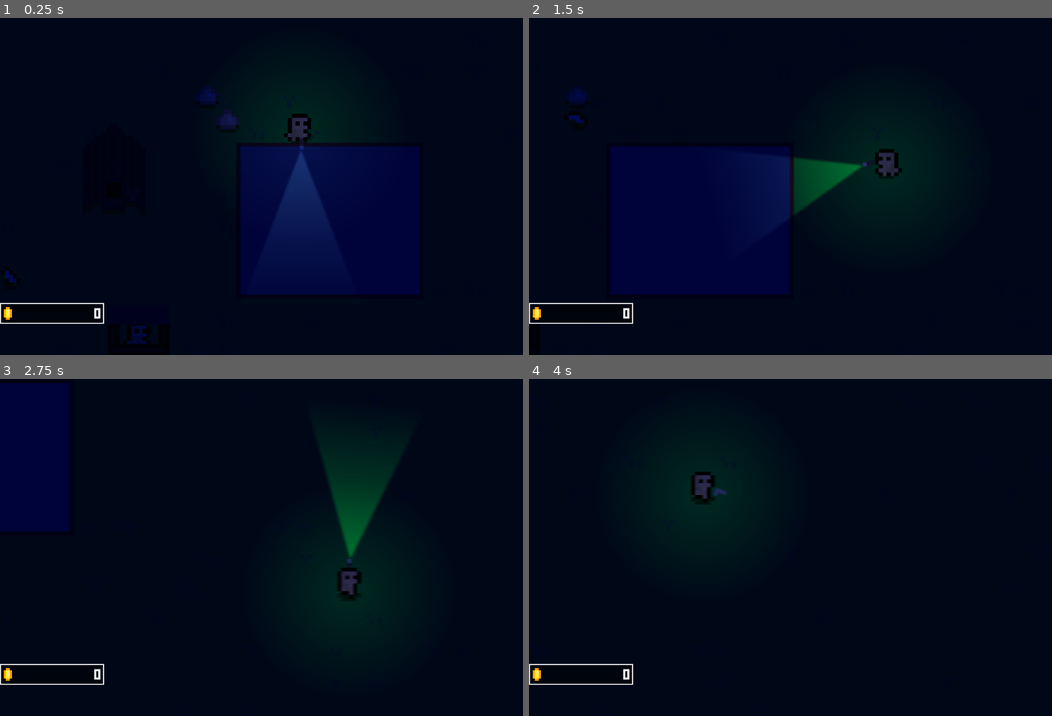
Above: before the commit, frames 1-4 (two rows, left to right).
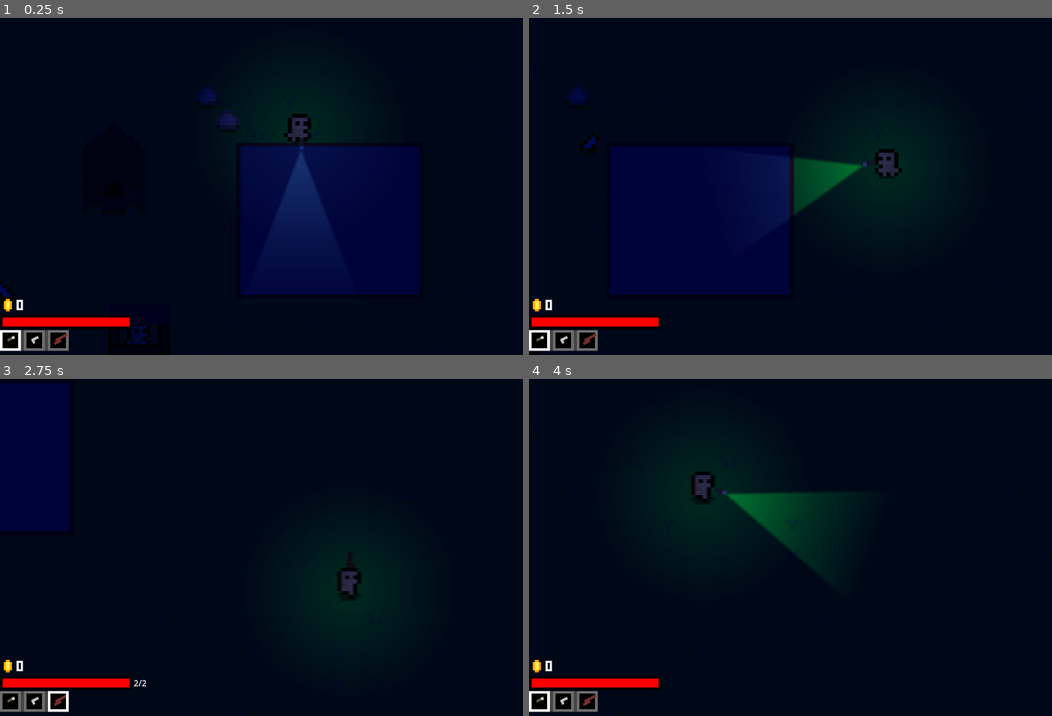
Above: after the commit, the same moments.

Repository: ArandomPsi/farmingsim
Game: Godot game, scene res://scenes/testmap.tscn
Same seed, same stepped clock (60 frames per second), same inputs: the game is played once before the commit and once after it. The project has no main scene, so this scene is started directly.
Inputs (mouse positions are in pixels of both pictures, inside the frame that each line leads up to):
- Up to frame 1 (0.25 s): no input
- Up to frame 2 (1.5 s): tap Enter at 0.5 s; move the mouse to (963, 169) at 0.52 s; hold D (right) 0.53-1.28 s; tap E (interact) at 0.6 s; click (963, 169) at 0.8 s; move the mouse to (706, 203) at 1.27 s; hold S (down) from 1.28 s (still down); click (706, 203) at 1.35 s
- Up to frame 3 (2.75 s): tap Z (swapweapon) at 1.55, 2.1 s; move the mouse to (360, 473) at 2.02 s; release S (down) at 2.03 s; hold D (right) from 2.03 s (still down); tap E (interact) at 2.3 s
- Up to frame 4 (4 s): move the mouse to (800, 614) at 2.77 s; release D (right) at 2.78 s; hold W (up) 2.78-3.53 s; right-click (800, 614) at 2.85 s; click (800, 614) at 3.05 s; move the mouse to (1010, 598) at 3.52 s; hold A (left) from 3.53 s (still down); hold Q (edit) from 3.53 s (still down); tap Z (swapweapon) at 3.8 s

The runs differ from the first frame. In frame 1, 1.5% of the frame differs, in the area x 0-26%, y 75-99%; in frame 2, 1.5%; in frame 3, 4.1%, in the area x 0-77%, y 20-99%; in frame 4, 4.1%.

Commit message:
a lot of stuff
Changelog:
-Gun Inventory
-Chickens sleep at night
-Shotgun
-reloading

Diff:
--- a/project.godot
+++ b/project.godot
@@ -74,6 +74,11 @@
 "events": [Object(InputEventKey,"resource_local_to_scene":false,"resource_name":"","device":-1,"window_id":0,"alt_press …(195 unchanged characters)…
 ]
 }
+reload={
+"deadzone": 0.2,
+"events": [Object(InputEventKey,"resource_local_to_scene":false,"resource_name":"","device":-1,"window_id":0,"alt_pressed":false,"shift_pressed":false,"ctrl_pressed":false,"meta_pressed":false,"pressed":false,"keycode":0,"physical_keycode":82,"key_label":0,"unicode":114,"location":0,"echo":false,"script":null)
+]
+}
 
 [layer_names]
 
--- a/scenes/chicken.tscn
+++ b/scenes/chicken.tscn
@@ -6,7 +6,7 @@
 [ext_resource type="Texture2D" uid="uid://bgyil6c51oxl6" path="res://assets/chickens/bo.png" id="3_nutj5"]
 [ext_resource type="Texture2D" uid="uid://cjndiqs8o3c0w" path="res://assets/chickens/hearthingy.png" id="4_pep2a"]
 [ext_resource type="FontFile" uid="uid://gb42dov6aoa5" path="res://assets/pico-8.ttf" id="4_rc7ma"]
-[ext_resource type="Texture2D" uid="uid://bhdmgbli1pm5b" path="res://assets/heart.png" id="6_bti8l"]
+[ext_resource type="Texture2D" uid="uid://bhdmgbli1pm5b" path="res://assets/playerstuff/heart.png" id="6_bti8l"]
 
 [sub_resource type="AtlasTexture" id="AtlasTexture_rc7ma"]
 atlas = ExtResource("3_0du8g")
@@ -101,6 +101,8 @@
 
 [sub_resource type="CircleShape2D" id="CircleShape2D_0du8g"]
 radius = 15.0
+
+[sub_resource type="CircleShape2D" id="CircleShape2D_pep2a"]
 
 [sub_resource type="Animation" id="Animation_5sgx4"]
 length = 0.001
@@ -376,6 +378,13 @@
 [node name="CollisionShape2D" type="CollisionShape2D" parent="hider"]
 shape = SubResource("CircleShape2D_0du8g")
 
+[node name="coopchecker" type="Area2D" parent="."]
+collision_layer = 0
+collision_mask = 128
+
+[node name="CollisionShape2D" type="CollisionShape2D" parent="coopchecker"]
+shape = SubResource("CircleShape2D_pep2a")
+
 [node name="Heart" type="Sprite2D" parent="."]
 visible = false
 position = Vector2(15, -19)
--- a/scenes/player/bullet.tscn
+++ b/scenes/player/bullet.tscn
@@ -1,6 +1,9 @@
-[gd_scene load_steps=5 format=3 uid="uid://57j3fqff8x6g"]
+[gd_scene load_steps=6 format=3 uid="uid://57j3fqff8x6g"]
 
 [ext_resource type="Script" uid="uid://cq2eqp7y2rkkr" path="res://script/bullet.gd" id="1_2as5g"]
+
+[sub_resource type="CanvasItemMaterial" id="CanvasItemMaterial_2as5g"]
+blend_mode = 1
 
 [sub_resource type="Gradient" id="Gradient_kel6l"]
 colors = PackedColorArray(1, 1, 1, 1, 1, 1, 1, 0)
@@ -16,6 +19,7 @@
 
 [node name="bullet" type="Sprite2D"]
 modulate = Color(1, 0.85, 0, 1)
+material = SubResource("CanvasItemMaterial_2as5g")
 scale = Vector2(0.5625, 0.09375)
 texture = SubResource("GradientTexture2D_2as5g")
 script = ExtResource("1_2as5g")
@@ -27,4 +31,11 @@
 [node name="CollisionShape2D" type="CollisionShape2D" parent="Area2D"]
 shape = SubResource("CircleShape2D_2as5g")
 
+[node name="PointLight2D" type="PointLight2D" parent="."]
+position = Vector2(-9.77778, 0)
+scale = Vector2(1.30556, 1)
+color = Color(1, 0.833333, 0, 1)
+energy = 0.2
+texture = SubResource("GradientTexture2D_2as5g")
+
 [connection signal="body_entered" from="Area2D" to="." method="_on_area_2d_body_entered"]
--- a/scenes/player/player.tscn
+++ b/scenes/player/player.tscn
@@ -1,16 +1,18 @@
-[gd_scene load_steps=31 format=3 uid="uid://belfiknsknubu"]
+[gd_scene load_steps=38 format=3 uid="uid://belfiknsknubu"]
 
 [ext_resource type="Texture2D" uid="uid://bmp8hkg6g3e1e" path="res://assets/creatures/Minifantasy_Creatures_v3.3_Free_Version/Minifantasy_Creatures_Assets/Base_Humanoids/Human/Base_Human/HumanIdle.png" id="1_8afob"]
 [ext_resource type="Script" uid="uid://c13vftpyqjbbo" path="res://script/player.gd" id="1_lvxji"]
 [ext_resource type="Texture2D" uid="uid://bqk4dmdg35hpp" path="res://assets/creatures/Minifantasy_Creatures_v3.3_Free_Version/Minifantasy_Creatures_Assets/Base_Humanoids/Human/Base_Human/HumanWalk.png" id="2_dovo2"]
 [ext_resource type="Shader" uid="uid://cqmcc8rco6og7" path="res://shaders/motionblur.gdshader" id="3_gmlin"]
 [ext_resource type="PackedScene" uid="uid://dgyn5vkoxjq6c" path="res://scenes/vfx/shadow.tscn" id="4_0owmy"]
-[ext_resource type="Texture2D" uid="uid://bo2kvhw2quao3" path="res://assets/glock.png" id="4_75vfm"]
+[ext_resource type="Texture2D" uid="uid://bo2kvhw2quao3" path="res://assets/playerstuff/glock.png" id="4_75vfm"]
 [ext_resource type="Script" uid="uid://cm6rei6au5vmn" path="res://script/shaders.gd" id="4_p47bc"]
-[ext_resource type="Texture2D" uid="uid://t0hu3uk6w85h" path="res://assets/flashlight.png" id="5_5gtgg"]
-[ext_resource type="Texture2D" uid="uid://1kdj10dofrhj" path="res://assets/flashlighthing.svg" id="7_5gtgg"]
-[ext_resource type="Texture2D" uid="uid://cisrtwb7d3fwm" path="res://assets/coin.png" id="10_h17s1"]
+[ext_resource type="Texture2D" uid="uid://t0hu3uk6w85h" path="res://assets/playerstuff/flashlight.png" id="5_5gtgg"]
+[ext_resource type="Texture2D" uid="uid://1kdj10dofrhj" path="res://assets/playerstuff/flashlighthing.svg" id="7_5gtgg"]
+[ext_resource type="Texture2D" uid="uid://bvg3lpw471q5t" path="res://assets/playerstuff/shotgun.png" id="7_fm80t"]
+[ext_resource type="Texture2D" uid="uid://cisrtwb7d3fwm" path="res://assets/playerstuff/coin.png" id="10_h17s1"]
 [ext_resource type="FontFile" uid="uid://gb42dov6aoa5" path="res://assets/pico-8.ttf" id="11_je7p5"]
+[ext_resource type="Script" uid="uid://bk51ksnned7wa" path="res://script/ui/slots.gd" id="13_gx1jg"]
 
 [sub_resource type="AtlasTexture" id="AtlasTexture_dovo2"]
 atlas = ExtResource("1_8afob")
@@ -111,6 +113,14 @@
 }],
 "loop": false,
 "name": &"glock",
+"speed": 5.0
+}, {
+"frames": [{
+"duration": 1.0,
+"texture": ExtResource("7_fm80t")
+}],
+"loop": true,
+"name": &"shotgun",
 "speed": 5.0
 }]
 
@@ -139,12 +149,36 @@
 [sub_resource type="CircleShape2D" id="CircleShape2D_je7p5"]
 radius = 15.0333
 
-[sub_resource type="StyleBoxFlat" id="StyleBoxFlat_h17s1"]
-bg_color = Color(0, 0, 0, 0.435294)
-border_width_left = 2
-border_width_top = 2
-border_width_right = 2
-border_width_bottom = 2
+[sub_resource type="StyleBoxEmpty" id="StyleBoxEmpty_je7p5"]
+
+[sub_resource type="StyleBoxFlat" id="StyleBoxFlat_je7p5"]
+bg_color = Color(0, 0, 0, 1)
+
+[sub_resource type="StyleBoxFlat" id="StyleBoxFlat_fm80t"]
+bg_color = Color(1, 0, 0, 1)
+border_width_left = 5
+border_width_top = 5
+border_width_right = 5
+border_width_bottom = 5
+border_color = Color(0, 0, 0, 1)
+
+[sub_resource type="StyleBoxFlat" id="StyleBoxFlat_ugbui"]
+bg_color = Color(0.27, 0.27, 0.27, 1)
+
+[sub_resource type="StyleBoxFlat" id="StyleBoxFlat_gx1jg"]
+bg_color = Color(0, 0, 0, 1)
+border_width_left = 5
+border_width_top = 5
+border_width_right = 5
+border_width_bottom = 5
+border_color = Color(0.43, 0.43, 0.43, 1)
+
+[sub_resource type="StyleBoxFlat" id="StyleBoxFlat_fcs02"]
+bg_color = Color(0.6, 0.6, 0.6, 0)
+border_width_left = 5
+border_width_top = 5
+border_width_right = 5
+border_width_bottom = 5
 border_color = Color(1, 1, 1, 1)
 
 [node name="player" type="CharacterBody2D"]
@@ -175,7 +209,7 @@
 position = Vector2(21, 0)
 scale = Vector2(5, 5)
 sprite_frames = SubResource("SpriteFrames_p47bc")
-animation = &"flashlight"
+animation = &"shotgun"
 
 [node name="light" type="PointLight2D" parent="pivot/guns"]
 position = Vector2(-22.3588, -0.4)
@@ -234,10 +268,10 @@
 [node name="hud" type="CanvasLayer" parent="."]
 
 [node name="Panel" type="Panel" parent="hud"]
-offset_top = 548.0
+offset_top = 532.0
 offset_right = 200.0
-offset_bottom = 588.0
-theme_override_styles/panel = SubResource("StyleBoxFlat_h17s1")
+offset_bottom = 571.0
+theme_override_styles/panel = SubResource("StyleBoxEmpty_je7p5")
 
 [node name="coin" type="Sprite2D" parent="hud/Panel"]
 texture_filter = 1
@@ -248,13 +282,21 @@
 
 [node name="coinlabel" type="Label" parent="hud/Panel"]
 layout_mode = 0
-offset_left = 27.0
-offset_right = 197.0
+offset_left = 32.0
+offset_right = 202.0
 offset_bottom = 40.0
 theme_override_fonts/font = ExtResource("11_je7p5")
 text = " 67"
-horizontal_alignment = 2
 vertical_alignment = 1
+
+[node name="hpbar" type="ProgressBar" parent="hud"]
+offset_top = 571.0
+offset_right = 254.0
+offset_bottom = 598.0
+theme_override_styles/background = SubResource("StyleBoxFlat_je7p5")
+theme_override_styles/fill = SubResource("StyleBoxFlat_fm80t")
+value = 100.0
+show_percentage = false
 
 [node name="text" type="Panel" parent="hud"]
 visible = false
@@ -382,3 +424,71 @@
 focus_mode = 0
 text = "cfdgzsaf"
 alignment = 0
+
+[node name="inventory" type="Panel" parent="hud"]
+offset_top = 600.0
+offset_right = 132.0
+offset_bottom = 640.0
+theme_override_styles/panel = SubResource("StyleBoxFlat_ugbui")
+
+[node name="slot1" type="Panel" parent="hud/inventory"]
+layout_mode = 0
+offset_right = 40.0
+offset_bottom = 40.0
+theme_override_styles/panel = SubResource("StyleBoxFlat_gx1jg")
+script = ExtResource("13_gx1jg")
+
+[node name="sprite" type="AnimatedSprite2D" parent="hud/inventory/slot1"]
+texture_filter = 1
+position = Vector2(20, 20)
+rotation = -0.447966
+scale = Vector2(5, 5)
+sprite_frames = SubResource("SpriteFrames_p47bc")
+animation = &"flashlight"
+
+[node name="slot2" type="Panel" parent="hud/inventory"]
+layout_mode = 0
+offset_left = 46.0
+offset_right = 86.0
+offset_bottom = 40.0
+theme_override_styles/panel = SubResource("StyleBoxFlat_gx1jg")
+script = ExtResource("13_gx1jg")
+slot = 1
+
+[node name="sprite" type="AnimatedSprite2D" parent="hud/inventory/slot2"]
+texture_filter = 1
+position = Vector2(20, 20)
+rotation = -0.447966
+scale = Vector2(5, 5)
+sprite_frames = SubResource("SpriteFrames_p47bc")
+animation = &"flashlight"
+
+[node name="slot3" type="Panel" parent="hud/inventory"]
+layout_mode = 0
+offset_left = 92.0
+offset_right = 132.0
+offset_bottom = 40.0
+theme_override_styles/panel = SubResource("StyleBoxFlat_gx1jg")
+script = ExtResource("13_gx1jg")
+slot = 2
+
+[node name="sprite" type="AnimatedSprite2D" parent="hud/inventory/slot3"]
+texture_filter = 1
+position = Vector2(20, 20)
+rotation = -0.447966
+scale = Vector2(5, 5)
+sprite_frames = SubResource("SpriteFrames_p47bc")
+animation = &"flashlight"
+
+[node name="currentslotthing" type="Panel" parent="hud/inventory"]
+layout_mode = 0
+offset_right = 40.0
+offset_bottom = 40.0
+theme_override_styles/panel = SubResource("StyleBoxFlat_fcs02")
+
+[node name="bulletamount" type="Label" parent="hud"]
+offset_left = 257.0
+offset_top = 573.0
+offset_right = 297.0
+offset_bottom = 596.0
+text = "5/5"
--- a/scenes/player/rope.tscn
+++ b/scenes/player/rope.tscn
@@ -1,6 +1,6 @@
 [gd_scene load_steps=3 format=3 uid="uid://dwn77kdclw084"]
 
-[ext_resource type="Texture2D" uid="uid://mwc7wg2ykqfq" path="res://assets/rope1.png" id="1_c61eq"]
+[ext_resource type="Texture2D" uid="uid://mwc7wg2ykqfq" path="res://assets/playerstuff/rope1.png" id="1_c61eq"]
 [ext_resource type="Script" uid="uid://j7qyx6f4q5xu" path="res://script/rope.gd" id="2_axupt"]
 
 [node name="rope" type="Line2D"]
--- a/script/chicken.gd
+++ b/script/chicken.gd
@@ -17,6 +17,7 @@
 @export var debug : bool = false
 
 var ropecrash = null
+var nearestcoop = null
 
 var chickenstats : Dictionary = { #all stats can reach 100
 	"size": randi_range(1,20),
@@ -50,6 +51,8 @@
 			gobblegobble()
 		3:
 			goonstate(delta)
+		4:
+			chasestate(nearestcoop.global_position,delta)
 
 	if not state == 3:
 		$flip/sprite/heartpar.emitting = false
@@ -114,6 +117,17 @@
 			if not partnerchickenstats.is_empty():
 				layegg()
 			state = 1 #run away after
+		elif global.isnight:
+			var coops = $coopchecker.get_overlapping_areas()
+			if not coops.is_empty():
+				state = 4
+				statetime = 300
+				nearestcoop = coops[0]
+			else:
+				state = 1
+				statetime = randi_range(30,500)
+				$randomlook.rotation = randi_range(0,2*PI)
+				randomturning = randi_range(-15,15)
 		else:
 			state = randi_range(0,2)
 
@@ -162,6 +176,10 @@
 			velocity += $suslook.transform.x * speed * delta * 1.5
 			$flip/sprite/heartpar.emitting = true
 
+func chasestate(targetposition : Vector2, delta):
+	velocity += $randomlook.transform.x * speed * delta
+	$randomlook.look_at(targetposition)
+
 
 func layegg():
 	if not partnerchickenstats.is_empty() and dominant: #domininat is the one who provoked the pound town
--- a/script/player.gd
+++ b/script/player.gd
@@ -13,8 +13,13 @@
 var ropeamount : int = 1 # actual amount - 1
 var eggspace : int = 3 # max eggs to carry
 var eggs : Array[Node] = [] # eggs currently carrying
-var weapons : Array = ["flashlight", "glock"]
+
+var weapons : Array = ["flashlight", "glock", "shotgun"]
+var magsizes : Array = [6,2,1] #sniper,glock,shotgun
+var currentmagsize : int = 6
 var currentweapon : int = 0
+var currentweaponname : String
+var reloadingframes : int = 0
 
 var currency : int = 0
 var overlappingshopkeeper = null
@@ -45,7 +50,9 @@
 		$pivot/guns.scale.y = -5
 
 	if Input.is_action_just_pressed("shoot") and not weapons[currentweapon] == "flashlight":
-		pewpew()
+		if currentmagsize > 0 and reloadingframes < 1:
+			pewpew()
+			currentmagsize -= 1
 
 	if Input.is_action_just_pressed("addrope"):
 		$ropearea.global_position = get_global_mouse_position()
@@ -67,6 +74,28 @@
 		if currentweapon >= weapons.size():
 			currentweapon = 0
 
+		currentweaponname = weapons[currentweapon]
+
+		match currentweaponname:
+			"glock":
+				currentmagsize = magsizes[0]
+			"shotgun":
+				currentmagsize = magsizes[1]
+			"sniper":
+				currentmagsize = magsizes[2]
+
+
+
+	if Input.is_action_just_pressed("reload") and not currentweaponname == "flashlight":
+		reloadingframes = 30
+		match currentweaponname:
+			"glock":
+				currentmagsize = magsizes[0]
+			"shotgun":
+				currentmagsize = magsizes[1]
+			"sniper":
+				currentmagsize = magsizes[2]
+
 
 
 
@@ -79,7 +108,6 @@
 		$hud/text/text.text = textqueue[0]
 		if Input.is_action_just_pressed("interact"):
 			textqueue.pop_front()
-			$hud/text/text.visible_ratio = 0.0 #for smoothing
 		if textqueue[0] == "shop":
 			$hud/shop.visible = true
 			textqueue.clear()
@@ -114,18 +142,47 @@
 
 	$hud/Panel/coinlabel.text = str(currency)
 	$hud/text.visible = textqueue.size() > 0
-	if $hud/text.visible: $hud/text/text.visible_ratio = lerpf($hud/text/text.visible_ratio,1.1,0.03)
+	if not currentweaponname == "flashlight":
+		$hud/bulletamount.text = str(currentmagsize) + "/" + str(magsizes[currentweapon-1])
+		$hud/bulletamount.visible = true
+	else:
+		$hud/bulletamount.visible = false
+
+	$hud/inventory/currentslotthing.position.x = currentweapon * 46.0
+
 
 func updateconstantvariables():
 	shakeframes -= 1
 	shakeframes = clamp(shakeframes,0,20)
+	reloadingframes -= 1
+	currentweaponname = weapons[currentweapon]
 
 func pewpew():
-	var b = preload("res://scenes/player/bullet.tscn").instantiate()
-	get_parent().add_child(b)
-	b.position = $pivot/guns.global_position
-	b.rotation = $pivot.rotation
-	shakeframes += 5 #feedback
+	match currentweaponname:
+		"glock":
+			var b = preload("res://scenes/player/bullet.tscn").instantiate()
+			get_parent().add_child(b)
+			b.position = $pivot/guns.global_position
+			b.rotation = $pivot.rotation
+			shakeframes += 5 #feedback
+		"shotgun":
+			for i in range(8):
+				var b = preload("res://scenes/player/bullet.tscn").instantiate()
+				get_parent().add_child(b)
+				b.position = $pivot/guns.global_position
+				b.rotation = $pivot.rotation
+				b.rotation_degrees += randf_range(-10,10)
+				b.speed *= randf_range(0.7,1.2)
+				b.frames = 40
+			shakeframes += 8 #feedback
+		"sniper":
+			var b = preload("res://scenes/player/bullet.tscn").instantiate()
+			get_parent().add_child(b)
+			b.position = $pivot/guns.global_position
+			b.rotation = $pivot.rotation
+			shakeframes += 10 #feedback
+
+
 
 func createrope():
 	if $ropearea.has_overlapping_bodies():
@@ -162,11 +219,17 @@
 
 	#glocks and stuff
 	$pivot/guns.play(weapons[currentweapon]) #clean code ig
+	if reloadingframes > 1:
+		$pivot/guns.rotation_degrees -= 24 * ($pivot/guns.scale.y/5)
+	else:
+		$pivot/guns.rotation = lerp_angle($pivot/guns.rotation,0.0,0.15)
+
 
 
 
 func effectsandstuff():
 	$pivot/guns/light.visible = $pivot/guns.animation == "flashlight"
+	$nightlight.visible = global.isnight
 
 
 func flipstuff():
--- /dev/null
+++ b/script/ui/slots.gd
@@ -0,0 +1,8 @@
+extends Panel
+@onready var sprite = $sprite as AnimatedSprite2D
+@export var slot : int = 0
+func _ready() -> void:
+	sprite.sprite_frames = sprite.sprite_frames.duplicate()
+
+func _process(delta: float) -> void:
+	sprite.play(global.player.weapons[slot])
Renamed: assets/coin.png -> assets/playerstuff/coin.png
Not shown, changed: assets/playerstuff/coin.png.import
Renamed: assets/flashlight.png -> assets/playerstuff/flashlight.png
Not shown, changed: assets/playerstuff/flashlight.png.import
Renamed: assets/flashlighthing.svg -> assets/playerstuff/flashlighthing.svg
Not shown, changed: assets/playerstuff/flashlighthing.svg.import
Renamed: assets/flashlightlight.svg -> assets/playerstuff/flashlightlight.svg
Not shown, changed: assets/playerstuff/flashlightlight.svg.import
Renamed: assets/glock.png -> assets/playerstuff/glock.png
Not shown, changed: assets/playerstuff/glock.png.import
Renamed: assets/heart.png -> assets/playerstuff/heart.png
Not shown, changed: assets/playerstuff/heart.png.import
(and 10 more such lines)
